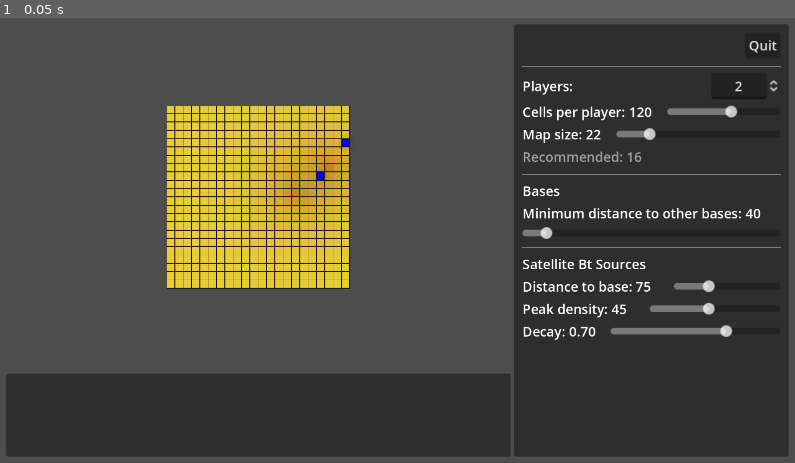
Above: before the commit, frame 1.
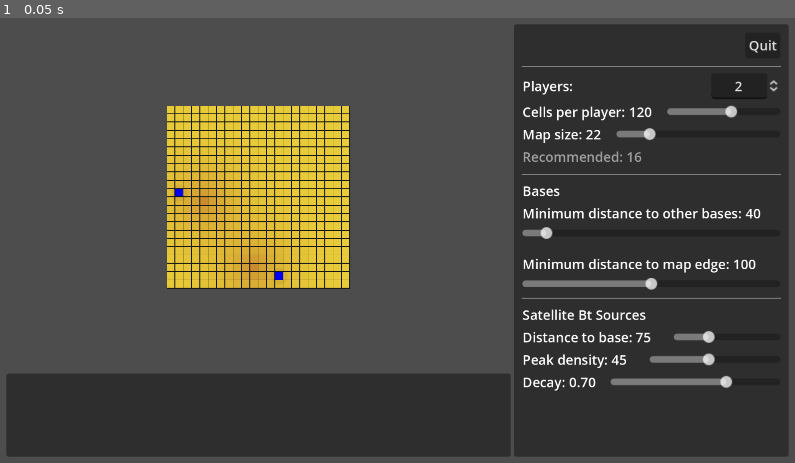
Above: after the commit, the same moment.

Repository: wadcom/kisarra-mapgen
Game: Godot game, scene res://main.tscn
The game is run twice, just before and just after one commit, with the same random seed, the same clock (stepped at 60 frames per second) and the same inputs.
Inputs:
- Up to frame 1 (0.05 s): no input

The runs differ from the first frame. In frame 1, 4.3% of the frame differs, in the area x 22-99%, y 26-84%.

Commit message:
Add "minimum distance to map edge" for bases

Diff:
--- a/bases_settings.gd
+++ b/bases_settings.gd
@@ -18,6 +18,16 @@
 	parameters_changed.emit(_params)
 
 
+func _on_distance_to_map_edge_slider_value_changed(value):
+	_params.min_dist_to_map_edge = int(value)
+
+	_update_controls()
+	parameters_changed.emit(_params)
+
+
 func _update_controls():
+	%DistanceToMapEdgeLabel.text = str(_params.min_dist_to_map_edge)
+	%DistanceToMapEdgeSlider.value = _params.min_dist_to_map_edge
+
 	%DistanceToOtherBasesLabel.text = str(_params.min_dist_to_other_bases)
 	%DistanceToOtherBasesSlider.value = _params.min_dist_to_other_bases
--- a/bases_settings.tscn
+++ b/bases_settings.tscn
@@ -33,5 +33,32 @@
 max_value = 300.0
 value = 20.0
 
+[node name="Control" type="Control" parent="."]
+custom_minimum_size = Vector2(2.08165e-12, 10)
+layout_mode = 2
+
+[node name="DistanceToMapEdge" type="VBoxContainer" parent="."]
+layout_mode = 2
+
+[node name="HBoxContainer" type="HBoxContainer" parent="DistanceToMapEdge"]
+layout_mode = 2
+
+[node name="Label" type="Label" parent="DistanceToMapEdge/HBoxContainer"]
+unique_name_in_owner = true
+layout_mode = 2
+text = "Minimum distance to map edge:"
+
+[node name="DistanceToMapEdgeLabel" type="Label" parent="DistanceToMapEdge/HBoxContainer"]
+unique_name_in_owner = true
+custom_minimum_size = Vector2(28, 2.08165e-12)
+layout_mode = 2
+
+[node name="DistanceToMapEdgeSlider" type="HSlider" parent="DistanceToMapEdge"]
+unique_name_in_owner = true
+layout_mode = 2
+max_value = 200.0
+step = 5.0
+
 [connection signal="value_changed" from="DistanceToOtherBasesSlider" to="." method="_on_distance_to_other_bases_slider_value_changed"]
 [connection signal="value_changed" from="DistanceToOtherBasesSlider" to="." method="_on_base_distance_to_other_bases_value_changed"]
+[connection signal="value_changed" from="DistanceToMapEdge/DistanceToMapEdgeSlider" to="." method="_on_distance_to_map_edge_slider_value_changed"]
--- a/side_panel.gd
+++ b/side_panel.gd
@@ -3,7 +3,9 @@
 signal parameters_changed(params: Variant)
 
 var _params = {
-	base_placement = { min_dist_to_other_bases = 40 },
+	base_placement = {
+		min_dist_to_map_edge = 100, min_dist_to_other_bases = 40,
+	},
 	cells_per_player = 120,
 	map_size = 22,
 	players_qty = 2,
